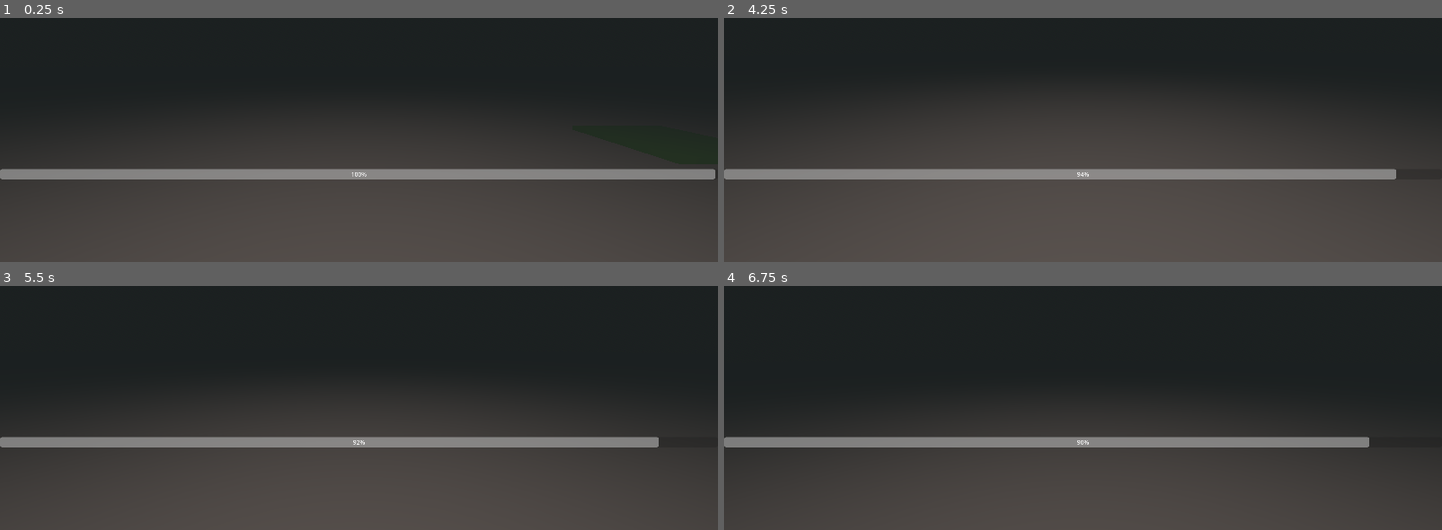
Above: before the commit, frames 1-4 (two rows, left to right).
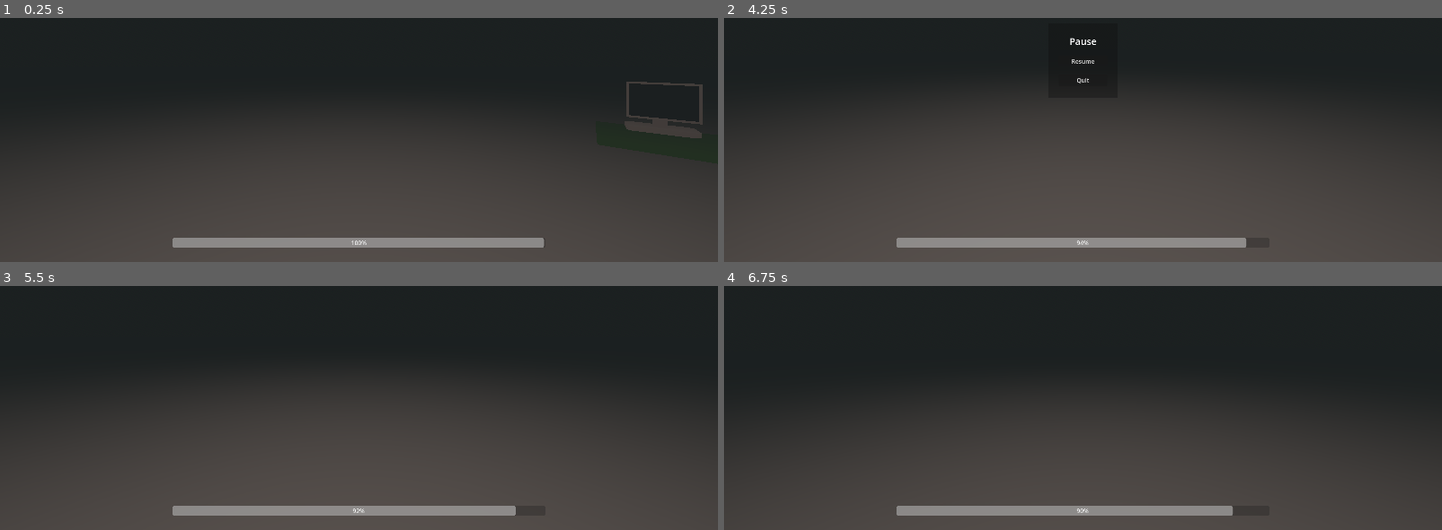
Above: after the commit, the same moments.

Repository: Zalex300701/GameJamBrackeys2026.1
Game: Godot game, scene res://scenes/game_test.tscn
Same seed, same stepped clock (60 frames per second), same inputs: the game is played once before the commit and once after it.
Inputs (mouse positions are in pixels of both pictures, inside the frame that each line leads up to):
- Up to frame 1 (0.25 s): no input
- Up to frame 2 (4.25 s): tap Enter at 0.5, 3.5 s; move the mouse to (1118, 59) at 0.52 s; hold W (forward) from 0.53 s (still down); click (1118, 59) at 0.6 s; move the mouse to (1047, 61) at 1.27 s; click (1047, 61) at 1.35 s; tap Space at 2 s; move the mouse to (1097, 54) at 2.02 s; hold Shift (sprint) 2.03-2.78 s; click (1097, 54) at 2.3 s; move the mouse to (1075, 66) at 2.77 s; click (1075, 66) at 2.85 s; move the mouse to (1133, 64) at 3.52 s; click (1133, 64) at 3.6 s; tap Escape (ui_cancel) at 4.15 s
- Up to frame 3 (5.5 s): release W (forward) at 4.25 s; click (359, 329) at 4.25 s, where only the run after the commit has a clickable "Resume"; tap Space at 5 s; move the mouse to (301, 322) at 5.02 s; hold W (forward) from 5.03 s (still down); tap Shift (sprint) at 5.1 s; click (301, 322) at 5.3 s
- Up to frame 4 (6.75 s): move the mouse to (1090, 327) at 5.77 s; click (1090, 327) at 5.85 s; tap Enter at 6.5 s; move the mouse to (1054, 320) at 6.52 s; release W (forward) at 6.53 s; hold D (right) from 6.53 s (still down); click (1054, 320) at 6.6 s

The runs differ from the first frame. In frame 1, 7.2% of the frame differs, in the area x 0-100%, y 26-95%; in frame 2, 6.2%; in frame 3, 6.0%; in frame 4, 5.9%.

Commit message:
Treasure data

Diff:
--- /dev/null
+++ b/data/Test.tres
@@ -0,0 +1,11 @@
+[gd_resource type="Resource" script_class="TreasureData" format=3 uid="uid://xip2v457jx40"]
+
+[ext_resource type="Script" uid="uid://bl4wsg8gsbb6e" path="res://scripts/treasure_data.gd" id="1_har7d"]
+[ext_resource type="Texture2D" uid="uid://x5qwhsr5noop" path="res://assets/icons/treasures/Test.png" id="1_popkr"]
+
+[resource]
+script = ExtResource("1_har7d")
+treasure_name = "Test 1"
+icon = ExtResource("1_popkr")
+digs_required = 3
+metadata/_custom_type_script = "uid://bl4wsg8gsbb6e"
--- /dev/null
+++ b/data/cube.tres
@@ -0,0 +1,14 @@
+[gd_resource type="Resource" script_class="TreasureData" format=3 uid="uid://6t7w7qpoobte"]
+
+[ext_resource type="Texture2D" uid="uid://d34hbep58wep1" path="res://assets/models/treasures/cube_Texture_cube.png" id="1_4c7ga"]
+[ext_resource type="Script" uid="uid://bl4wsg8gsbb6e" path="res://scripts/treasure_data.gd" id="1_i4acw"]
+[ext_resource type="PackedScene" uid="uid://c72usuudc4hdt" path="res://assets/models/treasures/cube.glb" id="2_74in7"]
+
+[resource]
+script = ExtResource("1_i4acw")
+treasure_name = "Cube"
+description = "This is just a cube."
+scene_3d = ExtResource("2_74in7")
+icon = ExtResource("1_4c7ga")
+value = 10
+metadata/_custom_type_script = "uid://bl4wsg8gsbb6e"
--- /dev/null
+++ b/data/sphere.tres
@@ -0,0 +1,15 @@
+[gd_resource type="Resource" script_class="TreasureData" format=3 uid="uid://vhi3odqlx0r0"]
+
+[ext_resource type="Texture2D" uid="uid://fvcxpk6le7nc" path="res://assets/models/treasures/sphere_Texture_sphere.png" id="1_12a63"]
+[ext_resource type="Script" uid="uid://bl4wsg8gsbb6e" path="res://scripts/treasure_data.gd" id="1_xbthc"]
+[ext_resource type="PackedScene" uid="uid://dattvnpk8o4rv" path="res://assets/models/treasures/sphere.glb" id="2_wv2t2"]
+
+[resource]
+script = ExtResource("1_xbthc")
+treasure_name = "Sphere"
+description = "This is a sphere."
+scene_3d = ExtResource("2_wv2t2")
+icon = ExtResource("1_12a63")
+value = 50
+digs_required = 10
+metadata/_custom_type_script = "uid://bl4wsg8gsbb6e"
--- a/project.godot
+++ b/project.godot
@@ -25,6 +25,7 @@
 
 folder_colors={
 "res://assets/": "orange",
+"res://data/": "blue",
 "res://scenes/": "teal",
 "res://scripts/": "pink"
 }
--- a/scenes/HUD.tscn
+++ b/scenes/HUD.tscn
@@ -16,28 +16,20 @@
 
 [node name="OxygenBar" type="ProgressBar" parent="HUD_Control" unique_id=1443190337]
 layout_mode = 1
-anchors_preset = 14
-anchor_top = 0.5
-anchor_right = 1.0
-anchor_bottom = 0.5
-offset_top = 290.5
-offset_bottom = 317.5
+anchors_preset = 7
+anchor_left = 0.5
+anchor_top = 1.0
+anchor_right = 0.5
+anchor_bottom = 1.0
+offset_left = -499.0
+offset_top = -64.69
+offset_right = 498.99988
+offset_bottom = -37.68994
 grow_horizontal = 2
-grow_vertical = 2
+grow_vertical = 0
 value = 50.0
 
-[node name="DigBar" type="ProgressBar" parent="HUD_Control" unique_id=1429370732]
+[node name="InventoryList" type="VBoxContainer" parent="HUD_Control" unique_id=558458847]
 layout_mode = 1
-anchors_preset = 14
-anchor_top = 0.5
-anchor_right = 1.0
-anchor_bottom = 0.5
-offset_left = 461.0
-offset_top = -13.5
-offset_right = -461.0
-offset_bottom = 13.5
-grow_horizontal = 2
-grow_vertical = 2
-mouse_filter = 2
-value = 50.0
-show_percentage = false
+offset_right = 330.0
+offset_bottom = 1080.0
--- a/scenes/game_test.tscn
+++ b/scenes/game_test.tscn
@@ -4,6 +4,8 @@
 [ext_resource type="PackedScene" uid="uid://byntskyhntcco" path="res://scenes/shelter.tscn" id="2_ca7ef"]
 [ext_resource type="PackedScene" uid="uid://biw60qf5vrh6f" path="res://scenes/HUD.tscn" id="3_kv8o0"]
 [ext_resource type="PackedScene" uid="uid://gqbkxvkchysv" path="res://scenes/treasure.tscn" id="4_gjpke"]
+[ext_resource type="Resource" uid="uid://6t7w7qpoobte" path="res://data/cube.tres" id="4_vtmdq"]
+[ext_resource type="Resource" uid="uid://vhi3odqlx0r0" path="res://data/sphere.tres" id="5_1xlfd"]
 
 [sub_resource type="ProceduralSkyMaterial" id="ProceduralSkyMaterial_2rr2g"]
 
@@ -34,15 +36,18 @@
 size = Vector3(150, 1, 150)
 
 [node name="Shelter" parent="Environment" unique_id=1978965594 instance=ExtResource("2_ca7ef")]
-transform = Transform3D(1, 0, 0, 0, 1, 0, 0, 0, 1, 6, 0, -5)
+transform = Transform3D(-0.6654779, 0, -0.7464176, 0, 1, 0, 0.7464176, 0, -0.6654779, 6, 0, -5)
 
 [node name="Treasure" parent="Environment" unique_id=1774547254 instance=ExtResource("4_gjpke")]
 transform = Transform3D(1, 0, 0, 0, 1, 0, 0, 0, 1, 22.329796, -0.14428148, 8.285943)
+data = ExtResource("4_vtmdq")
 
 [node name="Treasure2" parent="Environment" unique_id=1182920676 instance=ExtResource("4_gjpke")]
 transform = Transform3D(1, 0, 0, 0, 1, 0, 0, 0, 1, -27.408207, -0.14428148, 16.567009)
+data = ExtResource("5_1xlfd")
 
 [node name="Treasure3" parent="Environment" unique_id=1757671613 instance=ExtResource("4_gjpke")]
-transform = Transform3D(1, 0, 0, 0, 1, 0, 0, 0, 1, -15.898838, -0.14428148, -35.504036)
+transform = Transform3D(1, 0, 0, 0, 1, 0, 0, 0, 1, -0.26451874, -0.14428148, -4.5353947)
+data = ExtResource("5_1xlfd")
 
 [node name="HUD" parent="." unique_id=282066520 instance=ExtResource("3_kv8o0")]
--- /dev/null
+++ b/scenes/pause_menu.tscn
@@ -0,0 +1,58 @@
+[gd_scene format=3 uid="uid://dbj18dixnkp24"]
+
+[ext_resource type="Script" uid="uid://ddtqs3lpmv0lk" path="res://scripts/pause_menu.gd" id="1_n87rw"]
+
+[node name="PauseMenu" type="Control" unique_id=2036292017]
+process_mode = 3
+layout_mode = 3
+anchors_preset = 15
+anchor_right = 1.0
+anchor_bottom = 1.0
+grow_horizontal = 2
+grow_vertical = 2
+script = ExtResource("1_n87rw")
+
+[node name="ColorRect" type="ColorRect" parent="." unique_id=2108224823]
+layout_mode = 1
+anchors_preset = 8
+anchor_left = 0.5
+anchor_top = 0.5
+anchor_right = 0.5
+anchor_bottom = 0.5
+offset_left = -93.0
+offset_top = -100.0
+offset_right = 93.0
+offset_bottom = 100.0
+grow_horizontal = 2
+grow_vertical = 2
+color = Color(0.05882353, 0.05882353, 0.05882353, 0.39215687)
+
+[node name="VBoxContainer" type="VBoxContainer" parent="ColorRect" unique_id=789246138]
+layout_mode = 1
+anchors_preset = 8
+anchor_left = 0.5
+anchor_top = 0.5
+anchor_right = 0.5
+anchor_bottom = 0.5
+offset_left = -65.0
+offset_top = -90.0
+offset_right = 65.0
+offset_bottom = 90.0
+grow_horizontal = 2
+grow_vertical = 2
+theme_override_constants/separation = 20
+alignment = 1
+
+[node name="PauseMenu_label" type="Label" parent="ColorRect/VBoxContainer" unique_id=450572304]
+layout_mode = 2
+theme_override_font_sizes/font_size = 25
+text = "Pause"
+horizontal_alignment = 1
+
+[node name="Resume_button" type="Button" parent="ColorRect/VBoxContainer" unique_id=2097122261]
+layout_mode = 2
+text = "Resume"
+
+[node name="Quit_button" type="Button" parent="ColorRect/VBoxContainer" unique_id=461723258]
+layout_mode = 2
+text = "Quit"
--- a/scenes/player.tscn
+++ b/scenes/player.tscn
@@ -3,6 +3,7 @@
 [ext_resource type="Script" uid="uid://35m5om7o2x34" path="res://scripts/player.gd" id="1_g2els"]
 [ext_resource type="Material" uid="uid://b8x07pqimxat8" path="res://assets/materials/player_material.tres" id="2_qhqgy"]
 [ext_resource type="PackedScene" uid="uid://byq2wbk5ft35p" path="res://scenes/detector.tscn" id="3_qhqgy"]
+[ext_resource type="PackedScene" uid="uid://dbj18dixnkp24" path="res://scenes/pause_menu.tscn" id="4_dqkch"]
 
 [sub_resource type="CapsuleShape3D" id="CapsuleShape3D_u8vuu"]
 
@@ -31,3 +32,5 @@
 target_position = Vector3(0, 0, -2)
 
 [node name="Detector" parent="Player_CharacterBody3D" unique_id=450831766 instance=ExtResource("3_qhqgy")]
+
+[node name="PauseMenu" parent="Player_CharacterBody3D" unique_id=2036292017 instance=ExtResource("4_dqkch")]
--- a/scenes/shelter.tscn
+++ b/scenes/shelter.tscn
@@ -1,5 +1,6 @@
 [gd_scene format=3 uid="uid://byntskyhntcco"]
 
+[ext_resource type="PackedScene" uid="uid://bkh8erbrs5uvv" path="res://assets/models/props/pc.glb" id="1_38xmi"]
 [ext_resource type="Script" uid="uid://r1q7sq5t7axg" path="res://scripts/shelter.gd" id="1_en2vt"]
 
 [sub_resource type="StandardMaterial3D" id="StandardMaterial3D_5f7xy"]
@@ -9,6 +10,9 @@
 size = Vector3(2, 2, 2)
 
 [node name="Shelter" type="Node3D" unique_id=1978965594]
+
+[node name="pc" parent="." unique_id=1585029440 instance=ExtResource("1_38xmi")]
+transform = Transform3D(0.5, 0, 0, 0, 0.5, 0, 0, 0, 0.5, -0.6370381, 0.099618554, 0)
 
 [node name="CSGBox3D" type="CSGBox3D" parent="." unique_id=1910990775]
 transform = Transform3D(1, 0, 0, 0, 1, 0, 0, 0, 1, 0, 0.049999997, 0)
--- a/scripts/HUD.gd
+++ b/scripts/HUD.gd
@@ -1,12 +1,10 @@
 extends CanvasLayer
 
 @onready var oxygen_bar = $HUD_Control/OxygenBar
-@onready var dig_bar = $HUD_Control/DigBar
+@onready var inventory_list: VBoxContainer = $HUD_Control/InventoryList
 
 func update_oxygen(value: float):
 	oxygen_bar.value = value
-	dig_bar.visible = false
 
-func show_dig_progress(value: float):
-	dig_bar.visible = value > 0.0 and value < 1.0
-	dig_bar.value = value * 100.0
+func add_to_list(item : HBoxContainer):
+	inventory_list.add_child(item)
--- a/scripts/detector.gd
+++ b/scripts/detector.gd
@@ -1,7 +1,7 @@
 extends Node3D
 
 const BIP_MIN_INTERVAL: float = 2.0
-const BIP_MAX_INTERVAL: float = 0.1
+const BIP_MAX_INTERVAL: float = 0.005
 
 var bip_timer: float = 0.0
 var nearest_treasure = null
--- /dev/null
+++ b/scripts/pause_menu.gd
@@ -0,0 +1,30 @@
+extends Control
+
+@onready var resume_btn: Button = $ColorRect/VBoxContainer/Resume_button
+@onready var quit_btn: Button = $ColorRect/VBoxContainer/Quit_button
+
+var is_open := false
+
+func _ready() -> void:
+	visible = false
+	resume_btn.pressed.connect(_on_resume)
+	if quit_btn:
+		quit_btn.pressed.connect(_on_quit)
+
+func toggle() -> void:
+	is_open = !is_open
+	visible = is_open
+
+	get_tree().paused = is_open
+
+	if is_open:
+		Input.mouse_mode = Input.MOUSE_MODE_VISIBLE
+	else:
+		Input.mouse_mode = Input.MOUSE_MODE_CAPTURED
+
+func _on_resume() -> void:
+	if is_open:
+		toggle()
+
+func _on_quit() -> void:
+	get_tree().quit()
--- a/scripts/player.gd
+++ b/scripts/player.gd
@@ -17,7 +17,9 @@
 @onready var head: Node3D = $Player_Head
 @onready var camera: Camera3D = $Player_Head/Player_Camera3D
 
+@onready var pause_menu := $PauseMenu
 @onready var hud = get_tree().get_first_node_in_group("hud")
+var inventory_items = {}
 
 # Oxygen Module
 var oxygen: float = 100.0
@@ -26,7 +28,6 @@
 const OXYGEN_REGEN = 20.0
 
 # Detector
-
 @onready var detector = $Detector
 var dig_cooldown: float = 0.0
 const DIG_COOLDOWN: float = 0.3
@@ -40,6 +41,9 @@
 		head.rotate_y(-event.relative.x * SENSITIVITY)
 		camera.rotate_x(-event.relative.y * SENSITIVITY)
 		camera.rotation.x = clamp(camera.rotation.x, deg_to_rad(-80), deg_to_rad(80))
+	if event.is_action_pressed("ui_cancel"):
+		pause_menu.toggle()
+		get_viewport().set_input_as_handled()
 
 func _physics_process(delta: float) -> void:
 	# Add the gravity.
@@ -102,4 +106,27 @@
 		if target:
 			target.receive_dig()
 			dig_cooldown = DIG_COOLDOWN
-			hud.show_dig_progress(float(target.digs_done) / float(target.digs_required))
+
+func add_inventory_item(treasure: TreasureData):
+	if inventory_items.has(treasure.treasure_name):
+		var entry = inventory_items[treasure.treasure_name]
+		entry.count += 1
+		entry.label.text = treasure.treasure_name + " x" + str(entry.count)
+	else:
+		var item = HBoxContainer.new()
+
+		var icon = TextureRect.new()
+		icon.texture = treasure.icon
+		icon.custom_minimum_size = Vector2(32, 32)
+		item.add_child(icon)
+
+		var label = Label.new()
+		label.text = treasure.treasure_name
+		item.add_child(label)
+
+		hud.add_to_list(item)
+		inventory_items[treasure.treasure_name] = {
+			"hbox": item,
+			"label": label,
+			"count": 1
+		}
--- a/scripts/treasure.gd
+++ b/scripts/treasure.gd
@@ -1,8 +1,6 @@
 extends StaticBody3D
 
-@export var treasure_name: String = "Fragment Alien"
-@export var treasure_value: int = 100
-@export var digs_required: int = 5
+@export var data: TreasureData
 
 var digs_done: int = 0
 var is_digging: bool = false
@@ -12,17 +10,21 @@
 
 func _ready():
 	mesh.visible = true
+	if data and data.scene_3d:
+		var model = data.scene_3d.instantiate()
+		$TreasureModel.add_child(model)
+	mesh.visible = false
 
 func receive_dig():
 	if is_collected:
 		return
 	digs_done += 1
 	# Révèle progressivement le mesh
-	var progress = float(digs_done) / float(digs_required)
+	var progress = float(digs_done) / float(data.digs_required)
 	mesh.visible = true
 	var tween = create_tween()
 	tween.tween_property(mesh, "scale", Vector3.ONE * progress, 0.15)
-	if digs_done >= digs_required:
+	if digs_done >= data.digs_required:
 		_collect()
 
 func _collect():
@@ -35,5 +37,5 @@
 
 func _on_collect_done():
 	# Envoie l'info au joueur/inventaire
-	#get_tree().get_first_node_in_group("player").add_to_inventory(treasure_name, treasure_value)
+	get_tree().get_first_node_in_group("player").add_inventory_item(data)
 	queue_free()
--- /dev/null
+++ b/scripts/treasure_data.gd
@@ -0,0 +1,9 @@
+extends Resource
+class_name TreasureData
+
+@export var treasure_name: String = ""
+@export var description: String = ""
+@export var scene_3d: PackedScene = null
+@export var icon: Texture2D = null
+@export var value: int = 0
+@export var digs_required: int = 5
Binary file added: assets/icons/treasures/Test.png
Not shown, added: assets/icons/treasures/Test.png.import
Binary file added: assets/models/props/pc.glb
Not shown, added: assets/models/props/pc.glb.import
Binary file added: assets/models/props/pc_pc_texture.png
Not shown, added: assets/models/props/pc_pc_texture.png.import
Binary file added: assets/models/props/pc_screen_texture.png
Not shown, added: assets/models/props/pc_screen_texture.png.import
Binary file added: assets/models/treasures/cube.glb
Not shown, added: assets/models/treasures/cube.glb.import
Binary file added: assets/models/treasures/cube_Texture_cube.png
Not shown, added: assets/models/treasures/cube_Texture_cube.png.import
(and 6 more such lines)
